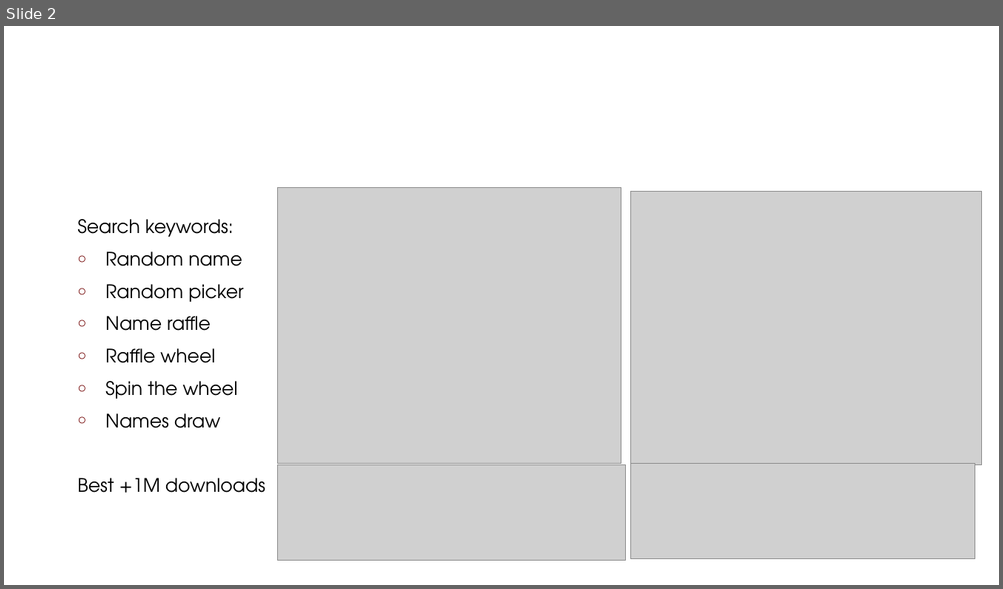
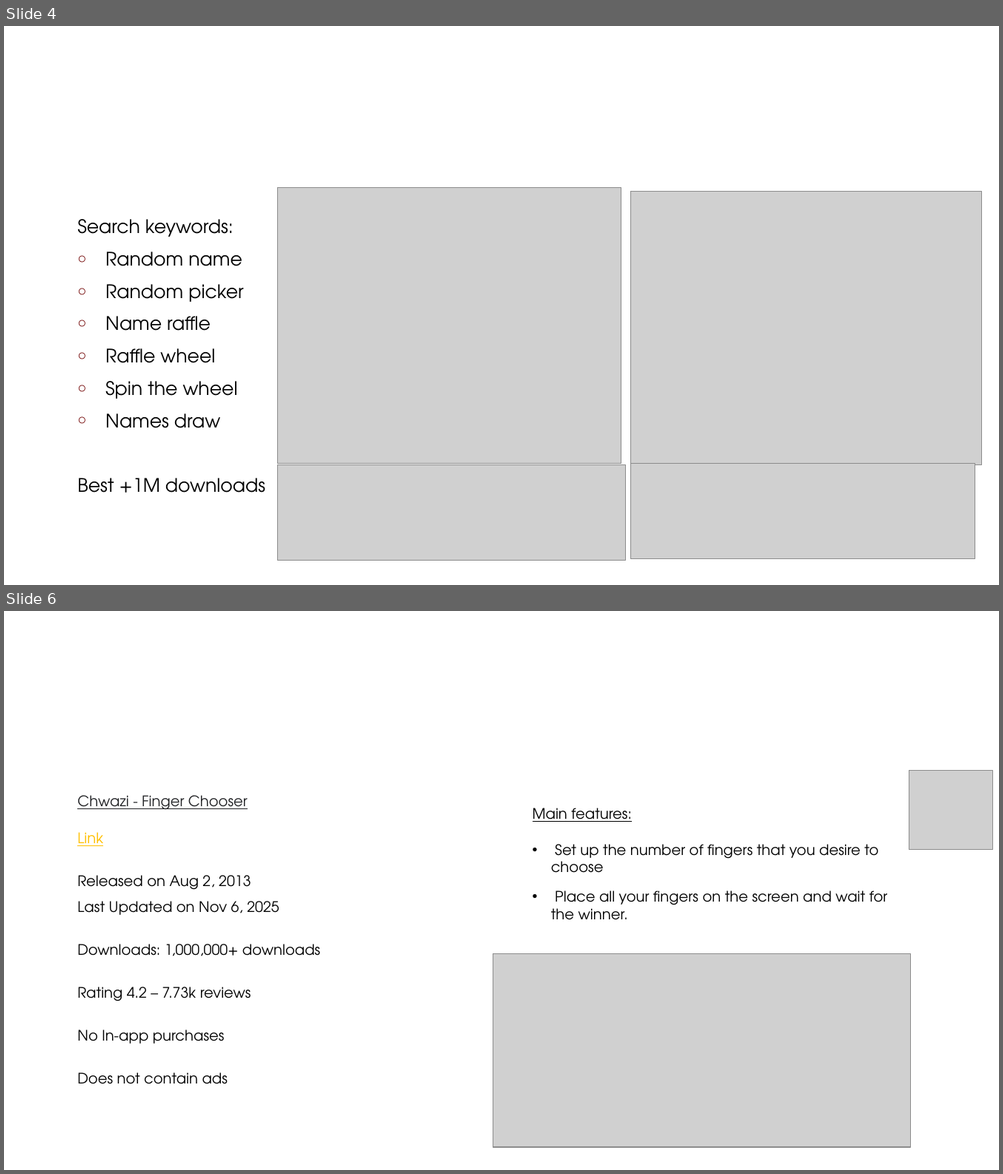
Before and after one commit to SheeraNergaon/RandomPicker, a slide deck: Random Picker.pptx. Shown one above the other, each under a label of ours: slide 2 before the commit, slides 4 and 6 after it; the slides between them are not shown. The pictures are 1003x589 and 1003x1174 pixels, drawn with LibreOffice and Linux fonts; fonts in the diff are those of the drawing; grey boxes stand for pictures; background and template pictures are left out. Boxes give left, top, right and bottom in pixels: in the first picture for what was removed or moved away, otherwise in the second. Text is boxed around its words. In the diff, an @@ line names an element or a change of style, - is before the commit and + after.

```diff
--- a/Random Picker.pptx
+++ b/Random Picker.pptx
@@ slide 6 added at <box>4,611,999,1170</box>, background #FFFFFF @@
@@ title added at <box>71,647,933,726</box>, 40 pt, text #FFFFFF @@
+Market Research
@@ picture added at <box>908,771,993,850</box> @@
@@ text added at <box>71,792,493,1089</box>, outline #E7E6E6 2 pt, 14 pt, text #000000 @@
+Chwazi - Finger Chooser
+Link
+Released on Aug 2, 2013
+Last Updated on Nov 6, 2025
+Downloads: 1,000,000+ downloads
+Rating 4.2 – 7.73k reviews
+No In-app purchases
+Does not contain ads
@@ text added at <box>532,808,888,920</box>, 14 pt, text #000000 @@
+Main features:
+• Set up the number of fingers that you desire to choose
+• Place all your fingers on the screen and wait for the winner.
@@ picture added at <box>493,954,910,1147</box> @@
@@ what was slide 2 is now slide 4 @@
```
Also in this commit, not shown: 16 other slides added, 8 slides removed, 9 other files.
